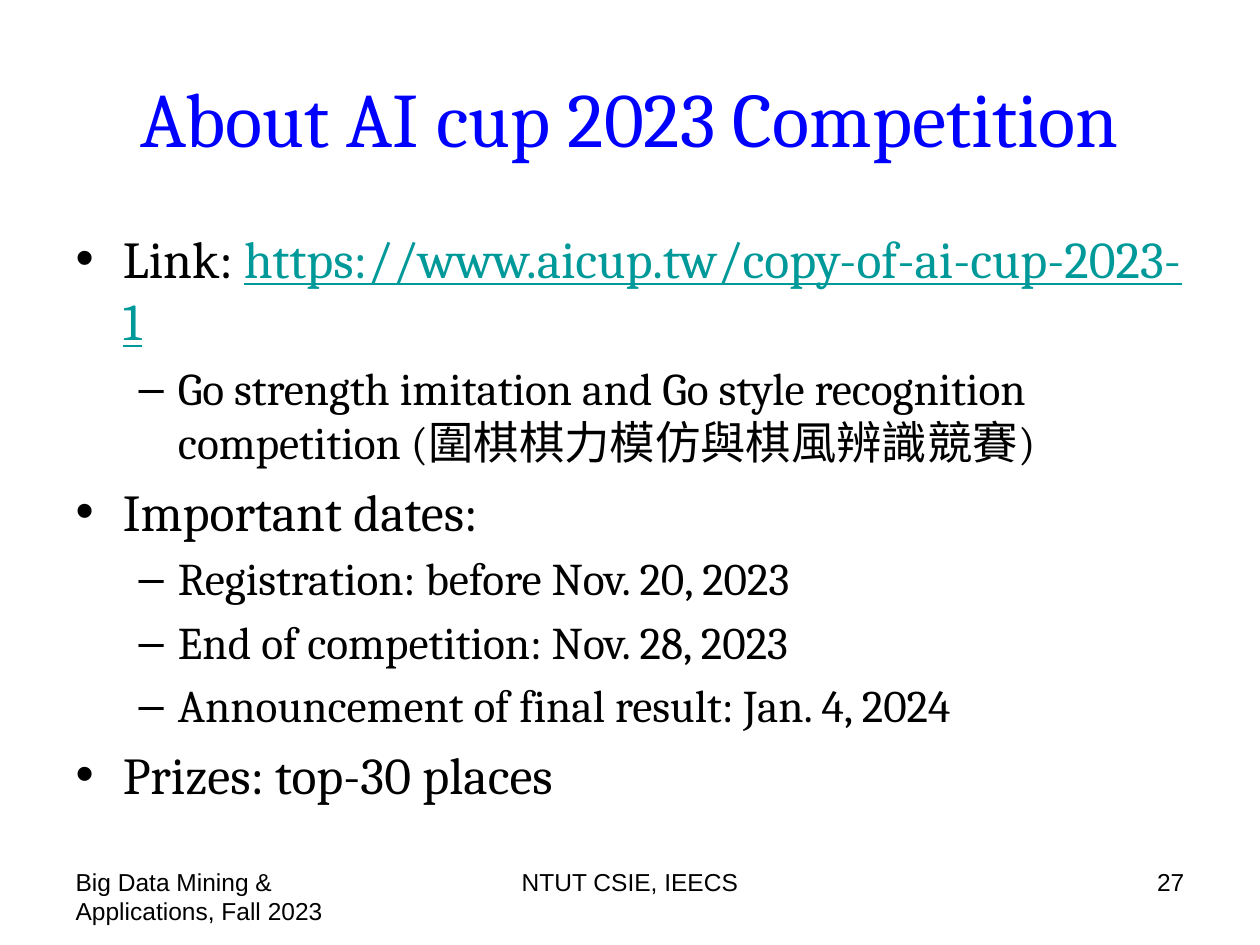
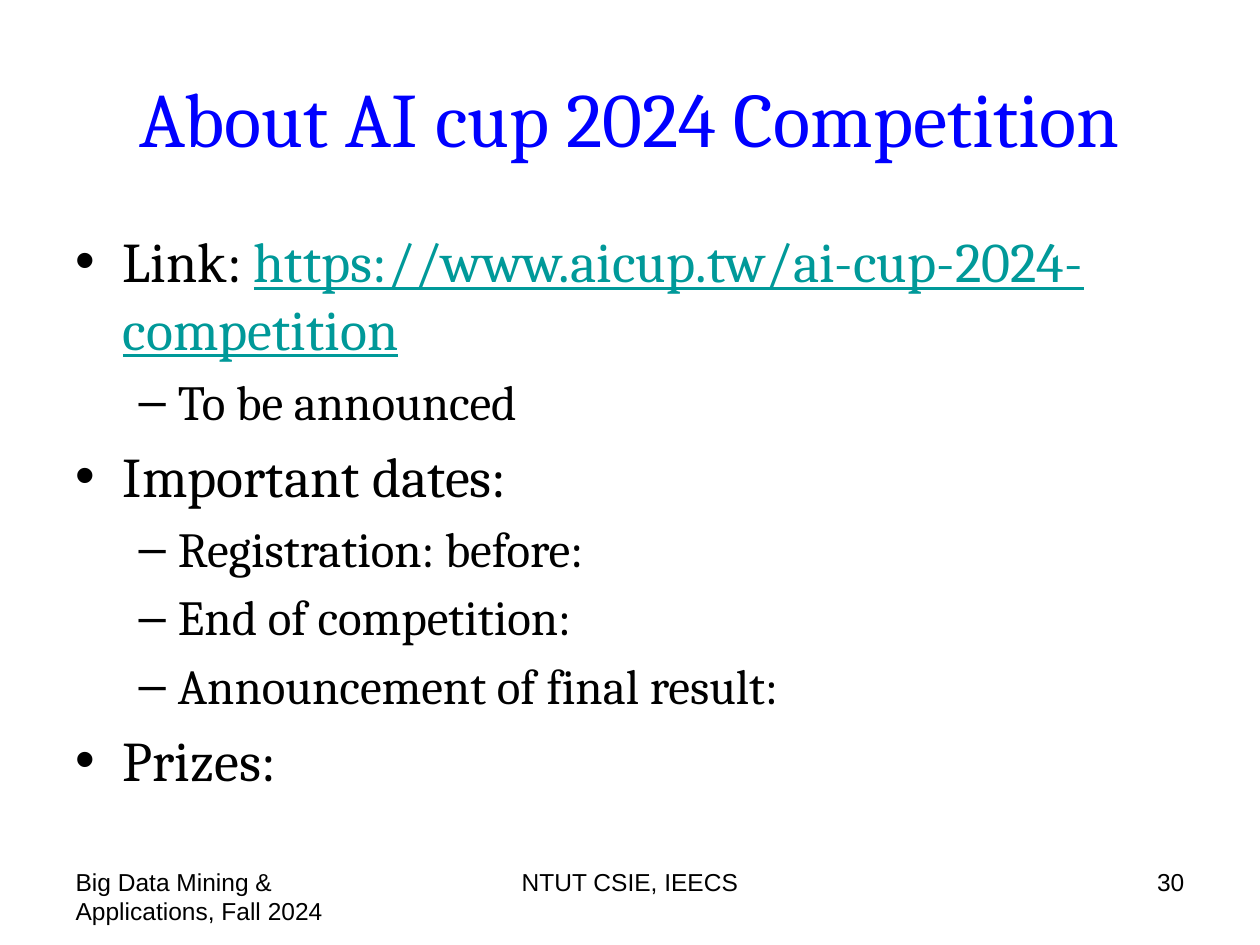
Before and after one commit to chriswjh/chriswjh.github.io, a slide deck: slide 30 of BDM/00-overview.pptx (slide 27 before the commit). Drawn at 1260x945 pixels with LibreOffice and Linux fonts; fonts in the diff are those of the drawing. Boxes give left, top, right and bottom in pixels: in the first picture for what was removed or moved away, otherwise in the second. Text is boxed around its words. In the diff, an @@ line names an element or a change of style, - is before the commit and + after.

```diff
--- a/BDM/00-overview.pptx
+++ b/BDM/00-overview.pptx
@@ title at bbox=[139, 93, 1120, 164]: text changed @@
-About AI cup 2023 Competition
+About AI cup 2024 Competition
@@ text at bbox=[123, 243, 1083, 421]: text changed; size 25.9 to 32 pt; text colour #000000 to #009999 @@
-• Link: https://www.aicup.tw/copy-of-ai-cup-2023-1
-  – Go strength imitation and Go style recognition competition (圍棋棋力模仿與棋風辨識競賽)
+• Link: https://www.aicup.tw/ai-cup-2024-competition
+  – To be announced
@@ text at bbox=[123, 458, 507, 509]: size 29.6 to 32 pt in "Important dates:" @@
@@ text at bbox=[123, 532, 778, 782]: text changed; size 25.9 to 28 pt @@
-  – Registration: before Nov. 20, 2023
-  – End of competition: Nov. 28, 2023
-  – Announcement of final result: Jan. 4, 2024
-• Prizes: top-30 places
+  – Registration: before:
+  – End of competition:
+  – Announcement of final result:
+• Prizes:
@@ text at bbox=[76, 873, 323, 925]: text changed @@
-Big Data Mining & Applications, Fall 2023
+Big Data Mining & Applications, Fall 2024
@@ page number at bbox=[1157, 874, 1184, 892]: text changed @@
-27
+30
```
Also in this commit, not shown: 53 other slides changed, 3 slides added.
